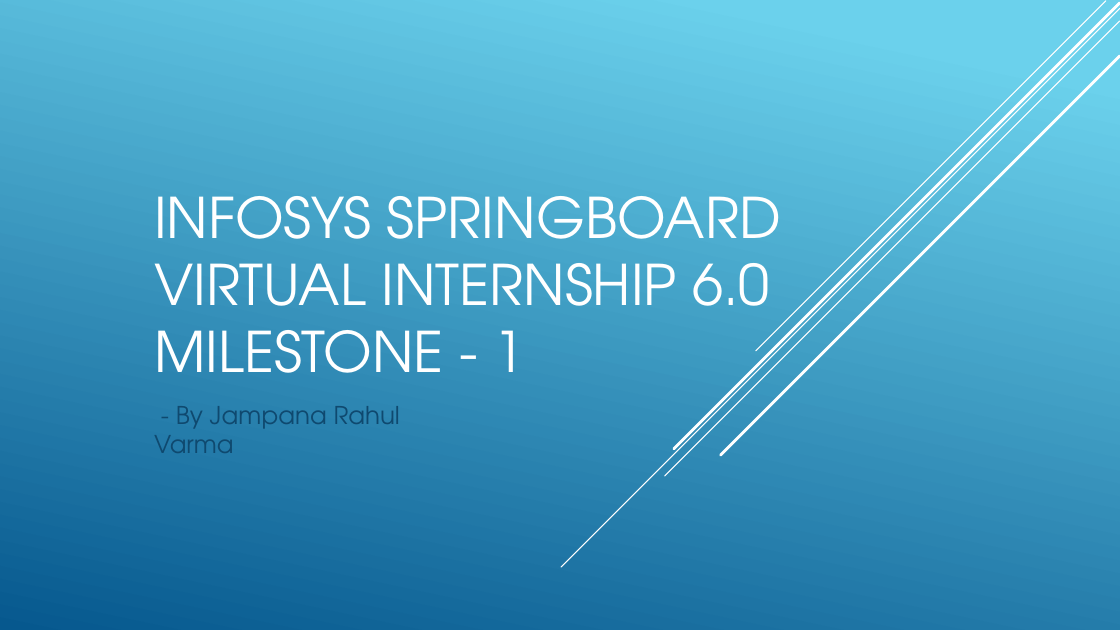
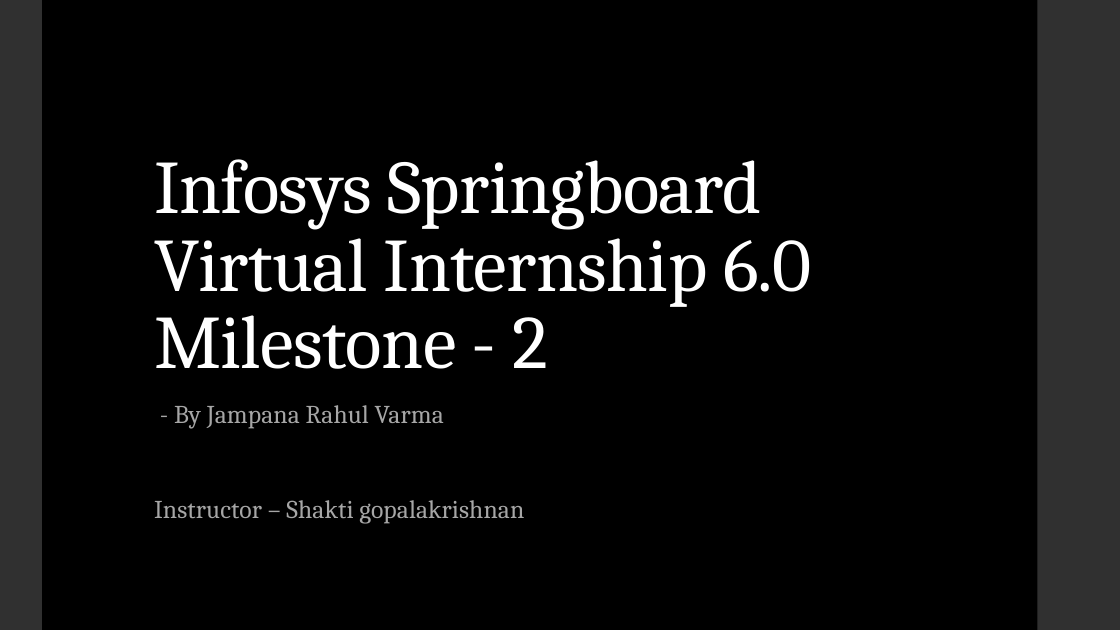
Before and after one commit to jrv1302/AirAware, a slide deck: slide 1 of Project Presentation.pptx. Drawn at 1120x630 pixels with LibreOffice and Linux fonts; fonts in the diff are those of the drawing. Boxes give left, top, right and bottom in pixels: in the first picture for what was removed or moved away, otherwise in the second. Text is boxed around its words. In the diff, an @@ line names an element or a change of style, - is before the commit and + after.

```diff
--- a/Project Presentation.pptx
+++ b/Project Presentation.pptx
@@ background gradient #6ED2EB to #06588E to #000000 @@
@@ rectangle added at [0,0,42,630], fill #303030 @@
@@ line removed from (1120, 8) to (561, 567) @@
@@ line removed from (1120, 21) to (665, 476) @@
@@ line removed from (1120, 3) to (674, 449) @@
@@ line removed from (1106, 1) to (756, 351) @@
@@ rectangle added at [1038,0,1120,630], fill #303030 @@
@@ line removed from (1120, 56) to (721, 455) @@
@@ title at [154,159,812,369]: text changed; size 48 to 64.8 pt; font TeX Gyre Adventor to Cambria @@
-INFOSYS SPRINGBOARD
-VIRTUAL INTERNSHIP 6.0
-MILESTONE - 1
+Infosys Springboard
+Virtual Internship 6.0
+Milestone - 2
@@ subtitle at [174,405,444,428]: size 21 to 22 pt, font TeX Gyre Adventor to Cambria, text colour #0F496F to #A6A6A6, letter spacing 0 to 0.1 pt in "- By Jampana Rahul Varma"; line spacing 1 to 0.95; more space between paragraphs @@
@@ subtitle at [154,500,524,524]: paragraph added @@
+Instructor – Shakti gopalakrishnan
```
Also in this commit, not shown: 5 other slides changed, 2 slides added, 3 slides removed, 1 other file.
